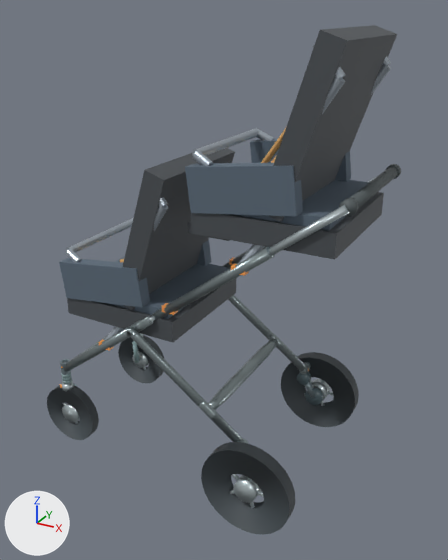
An edit to the glTF model models/double_cabin/D02_w550_state1_wheel_M.glb, drawn before and after from the same camera.
One viewpoint serves both versions: a camera (50 mm lens) standing at (1.521, -1.646, 1.5) and looking at (0.61, 0.011, 0.672). The lights are fixed; the arrows at lower left show +X, +Y and +Z. The older version comes first. Vertices at exactly the same position are counted once.

Objects in the first picture: 'D02_lower_S05_concept', 'D02_upper_S05_concept', 'FL_tire.002', 'FR_tire.002', 'RL_tire.002', 'RR_tire.002', 'V46_rear_leg_-1.003', 'V46_rearbar.003', 'handle_slider_-1.002', 'main_lower_-1.003', 'main_upper_-1.003', 'round_handle.002' and 24 more.
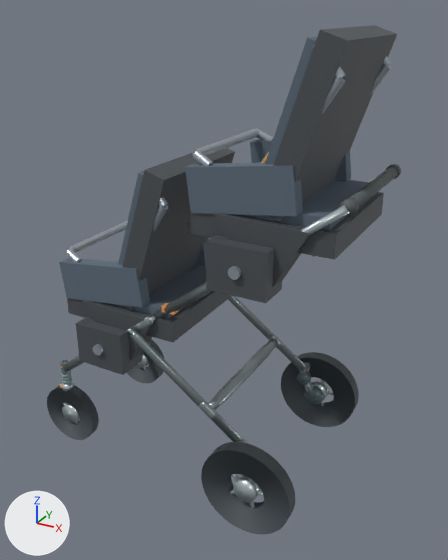
Edits to the bpy script that builds the scene:
```text
Change me_d02_lower_s05_concept:
    verts and faces of me_d02_lower_s05_concept; kept vertices keep their numbers, new ones are numbered from 515
    remove me_d02_lower_s05_concept.from_pydata(...)  # 515 vertices, 952 faces; spans x 0.065..0.55, y -0.234..0.234, z 0.441..1.074
    add me_d02_lower_s05_concept.from_pydata(...)  # 509 vertices, 920 faces; spans x 0.065..0.55, y -0.285..0.285, z 0.375..1.074
    me_d02_lower_s05_concept part 1: the loose piece of 8 vertices spanning x 0.343..0.519, y -0.195..0.195, z 0.634..1.056 is moved by (-0.039, 0.0, 0.0)
    me_d02_lower_s05_concept part 2: a new loose piece, a box spanning x 0.203..0.387, y -0.273..-0.168, z 0.393..0.538, in mat_d02_shell (dark grey #4d5257)
    me_d02_lower_s05_concept part 3: a new loose piece, a 12-sided cylinder along y spanning x 0.277..0.313, y -0.285..-0.247, z 0.447..0.483, in mat_d02_frame (light grey #afbac4)
    me_d02_lower_s05_concept part 4: the loose piece of 51 vertices spanning x 0.267..0.397, y -0.234..-0.166, z 0.441..0.574 is deleted
    me_d02_lower_s05_concept part 5
    add verts[515] = (0.36, 0.147, 0.375)
    add verts[516] = (0.485, 0.147, 0.595)
    add verts[517] = (0.205, 0.147, 0.605)
    add verts[518] = (0.36, -0.233, 0.375)
    add verts[519] = (0.485, -0.233, 0.595)  # pixel (151, 322)
    add verts[520] = (0.205, -0.233, 0.605)  # pixel (82, 300)
    add for new, old in zip([*range(521, 527)], [*range(515, 521)]): verts[new] = verts[old] + (0.0, 0.086, 0.0)
    add faces += [(521, 523, 522), (515, 516, 517), (516, 523, 522), (516, 517, 523), (515, 522, 521), (515, 516, 522)]  # mat_d02_shell (dark grey #4d5257)
    add faces += [(517, 521, 523), (515, 521, 517), (524, 526, 525), (518, 519, 520), (519, 526, 525), (519, 520, 526)]  # mat_d02_shell (dark grey #4d5257)
    add faces += [(518, 525, 524), (518, 519, 525), (520, 524, 526), (518, 524, 520)]  # mat_d02_shell (dark grey #4d5257)
    other edits to the shape of me_d02_lower_s05_concept do not show in these pictures
Change me_d02_upper_s05_concept:
    verts and faces of me_d02_upper_s05_concept; kept vertices keep their numbers, new ones are numbered from 515
    remove me_d02_upper_s05_concept.from_pydata(...)  # 515 vertices, 952 faces; spans x 0.572..1.057, y -0.234..0.234, z 0.821..1.454
    add me_d02_upper_s05_concept.from_pydata(...)  # 509 vertices, 920 faces; spans x 0.572..1.057, y -0.285..0.285, z 0.755..1.454
    me_d02_upper_s05_concept part 6: the loose piece of 8 vertices spanning x 0.85..1.026, y -0.195..0.195, z 1.014..1.436 is moved by (-0.039, 0.0, 0.0)
    me_d02_upper_s05_concept part 7: a new loose piece, a box spanning x 0.71..0.895, y -0.273..-0.168, z 0.772..0.918, in mat_d02_shell_001 (dark grey #4d5257)
    me_d02_upper_s05_concept part 8: a new loose piece, a 12-sided cylinder along y spanning x 0.784..0.82, y -0.285..-0.247, z 0.827..0.863, in mat_d02_frame_001 (light grey #afbac4)
    me_d02_upper_s05_concept part 9: the loose piece of 51 vertices spanning x 0.774..0.904, y -0.234..-0.166, z 0.821..0.954 is deleted
    me_d02_upper_s05_concept part 10
    add verts[515] = (0.867, 0.147, 0.755)  # pixel (313, 257)
    add verts[516] = (0.992, 0.147, 0.975)
    add verts[517] = (0.712, 0.147, 0.985)
    add verts[518] = (0.867, -0.233, 0.755)  # pixel (262, 301)
    add verts[519] = (0.992, -0.233, 0.975)  # pixel (309, 233)
    add verts[520] = (0.712, -0.233, 0.985)  # pixel (213, 213)
    add for new, old in zip([*range(521, 527)], [*range(515, 521)]): verts[new] = verts[old] + (0.0, 0.086, 0.0)
    add faces += [(521, 523, 522), (515, 516, 517), (516, 523, 522), (516, 517, 523), (515, 522, 521), (515, 516, 522)]  # mat_d02_shell_001 (dark grey #4d5257)
    add faces += [(517, 521, 523), (515, 521, 517), (524, 526, 525), (518, 519, 520), (519, 526, 525), (519, 520, 526)]  # mat_d02_shell_001 (dark grey #4d5257)
    add faces += [(518, 525, 524), (518, 519, 525), (520, 524, 526), (518, 524, 520)]  # mat_d02_shell_001 (dark grey #4d5257)
    other edits to the shape of me_d02_upper_s05_concept do not show in these pictures
```

What differs and where, as boxes (x1, y1, x2, y2) in the pictures (448 x 560 px; the box of a moved part takes in the faces that stretch with it):
'D02_upper_S05_concept', reshaped (16% taller)
    before: (185, 25, 397, 264)
    after: (185, 25, 397, 303)
'D02_lower_S05_concept', reshaped (16% taller)
    before: (59, 148, 236, 343)
    after: (59, 148, 235, 375)
part 1 of me_d02_lower_s05_concept, moved or reshaped (not visible before)
    after: (118, 171, 144, 265)
part 2 of me_d02_lower_s05_concept, added
    after: (76, 317, 142, 375)
part 3 of me_d02_lower_s05_concept, added
    after: (93, 344, 104, 355)
part 4 of me_d02_lower_s05_concept, deleted (mostly hidden)
    before: (104, 326, 123, 341)
part 5 of me_d02_lower_s05_concept, added
    after: (83, 299, 155, 361)
part 6 of me_d02_upper_s05_concept, moved or reshaped (not visible before)
    after: (265, 36, 318, 164)
part 7 of me_d02_upper_s05_concept, added
    after: (206, 235, 282, 303)
part 8 of me_d02_upper_s05_concept, added
    after: (228, 266, 242, 280)
part 9 of me_d02_upper_s05_concept, deleted (mostly hidden)
    before: (238, 244, 265, 264)
part 10 of me_d02_upper_s05_concept, added
    after: (214, 213, 314, 287)
'main_upper_-1.003', unchanged, covered by the edit
    before: (164, 247, 275, 315)
    after: (164, 282, 212, 315)
